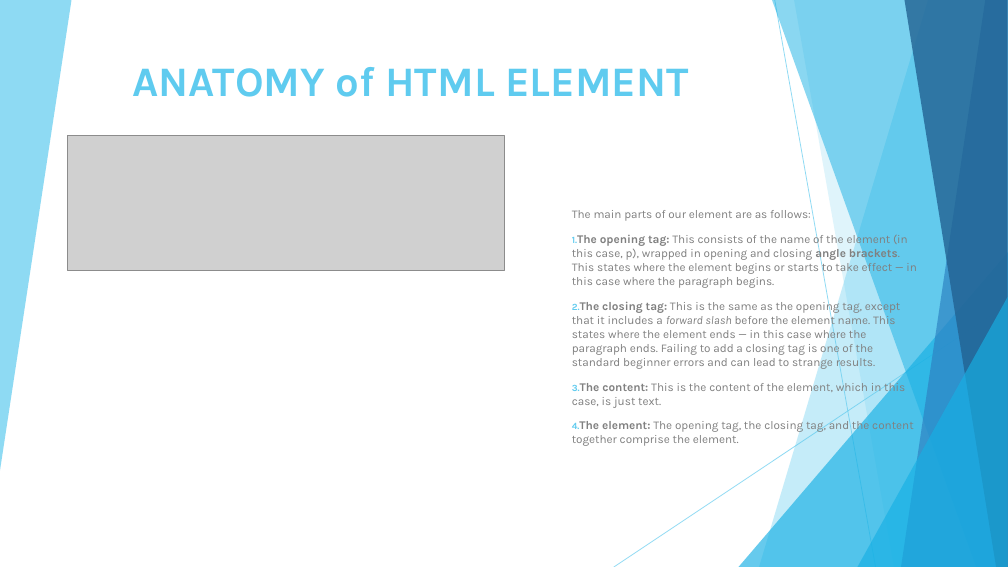
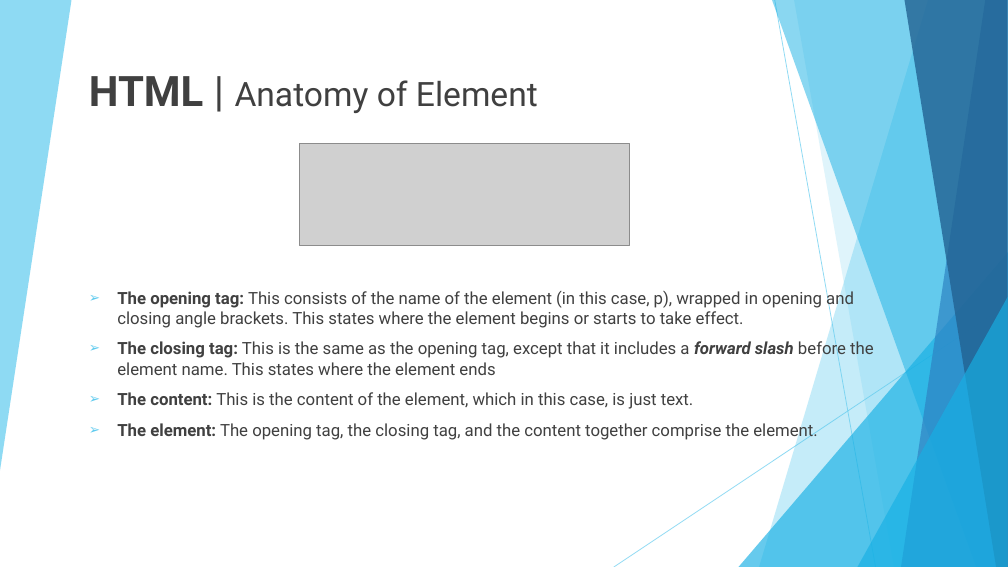
Before and after one commit to 01Primo/slides, a slide deck: slide 5 of 03_HTML.pptx (slide 3 before the commit). Drawn at 1008x567 pixels with LibreOffice and Linux fonts; fonts in the diff are those of the drawing; grey boxes stand for pictures. Boxes give left, top, right and bottom in pixels: in the first picture for what was removed or moved away, otherwise in the second. Text is boxed around its words. In the diff, an @@ line names an element or a change of style, - is before the commit and + after.

```diff
--- a/03_HTML.pptx
+++ b/03_HTML.pptx
@@ text at <box>89,76,538,113</box>: text changed; size 40 to 32 pt; font Karla to Roboto; text colour #5FCBEF to #404040; bold off @@
-ANATOMY of HTML ELEMENT
+HTML | Anatomy of Element
@@ picture: place and size @@
-picture at <box>67,135,504,271</box>
+picture at <box>299,143,630,246</box>
@@ subtitle "The opening tag: This consists ...": place and size @@
-subtitle "The opening tag: This consists ..." at <box>572,210,917,433</box>
+subtitle "The opening tag: This consists ..." at <box>117,288,874,441</box>
@@ subtitle at <box>117,288,874,375</box>: text changed; size 11.2 to 16 pt; font Karla to Roboto; text colour #808080 to #404040 @@
-The main parts of our element are as follows:
-1. The opening tag: This consists of the name of the element (in this case, p), wrapped in opening and closing angle brackets. This states where the element begins or starts to take effect — in this case where the paragraph begins.
-2. The closing tag: This is the same as the opening tag, except that it includes a forward slash before the element name. This states where the element ends — in this case where the paragraph ends. Failing to add a closing tag is one of the standard beginner errors and can lead to strange results.
+➢ The opening tag: This consists of the name of the element (in this case, p), wrapped in opening and closing angle brackets. This states where the element begins or starts to take effect.
+➢ The closing tag: This is the same as the opening tag, except that it includes a forward slash before the element name. This states where the element ends
@@ subtitle at <box>117,392,818,441</box>: size 11.2 to 16 pt, font Karla to Roboto, text colour #808080 to #404040 in "The content: This is the content of ...", "The element: The opening tag, the closing ..."; bullet 1. to ➢ @@
```
Also in this commit, not shown: 6 other slides changed, 28 slides added, 8 slides removed, 5 other files.
